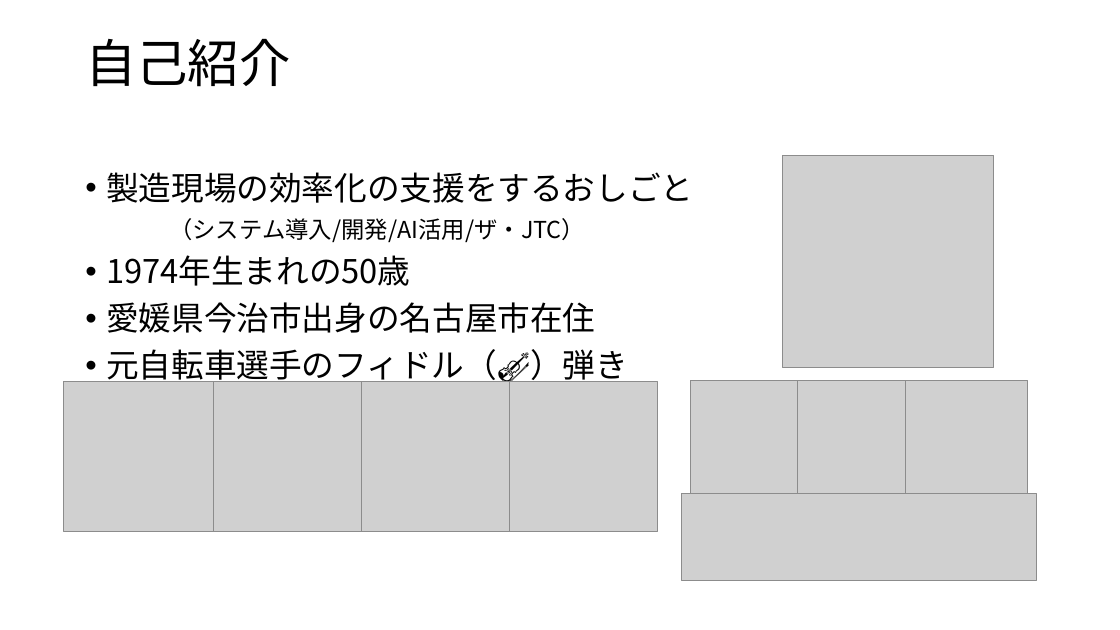
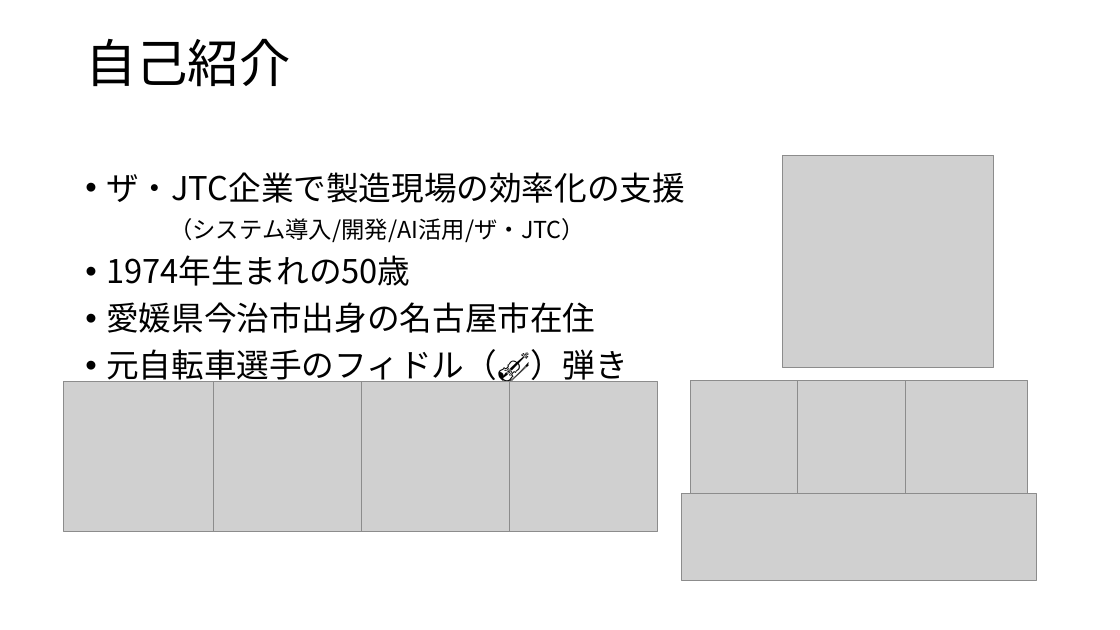
Before and after one commit to ikedachin/study_huggingface, a slide deck: slide 3 of huggingface 発表資料.pptx. Drawn at 1120x630 pixels with LibreOffice and Linux fonts; fonts in the diff are those of the drawing; grey boxes stand for pictures; background and template pictures are left out. Boxes give left, top, right and bottom in pixels: in the first picture for what was removed or moved away, otherwise in the second. Text is boxed around its words. In the diff, an @@ line names an element or a change of style, - is before the commit and + after.

```diff
--- a/huggingface 発表資料.pptx
+++ b/huggingface 発表資料.pptx
@@ text at (106,172,685,203): text changed @@
-• 製造現場の効率化の支援をするおしごと
+• ザ・JTC企業で製造現場の効率化の支援
```
Also in this commit, not shown: 5 other slides changed, 2 slides added, 1 slide removed, 2 other files.
